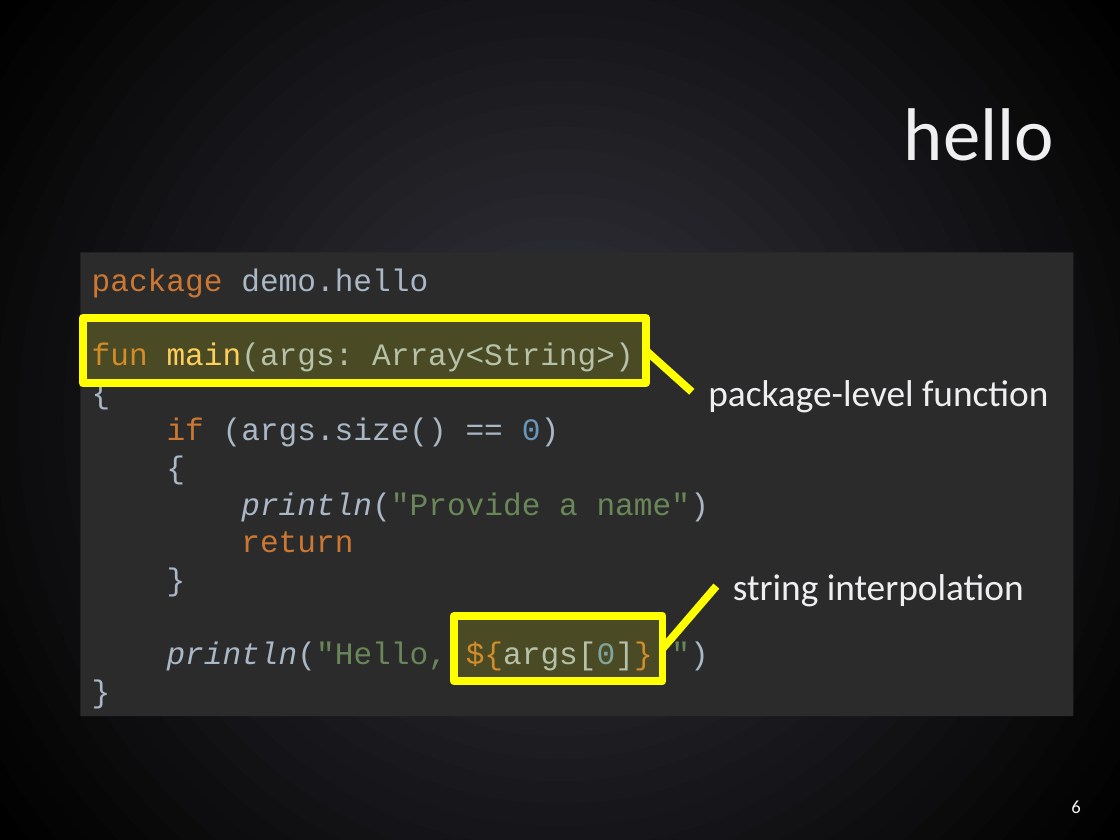
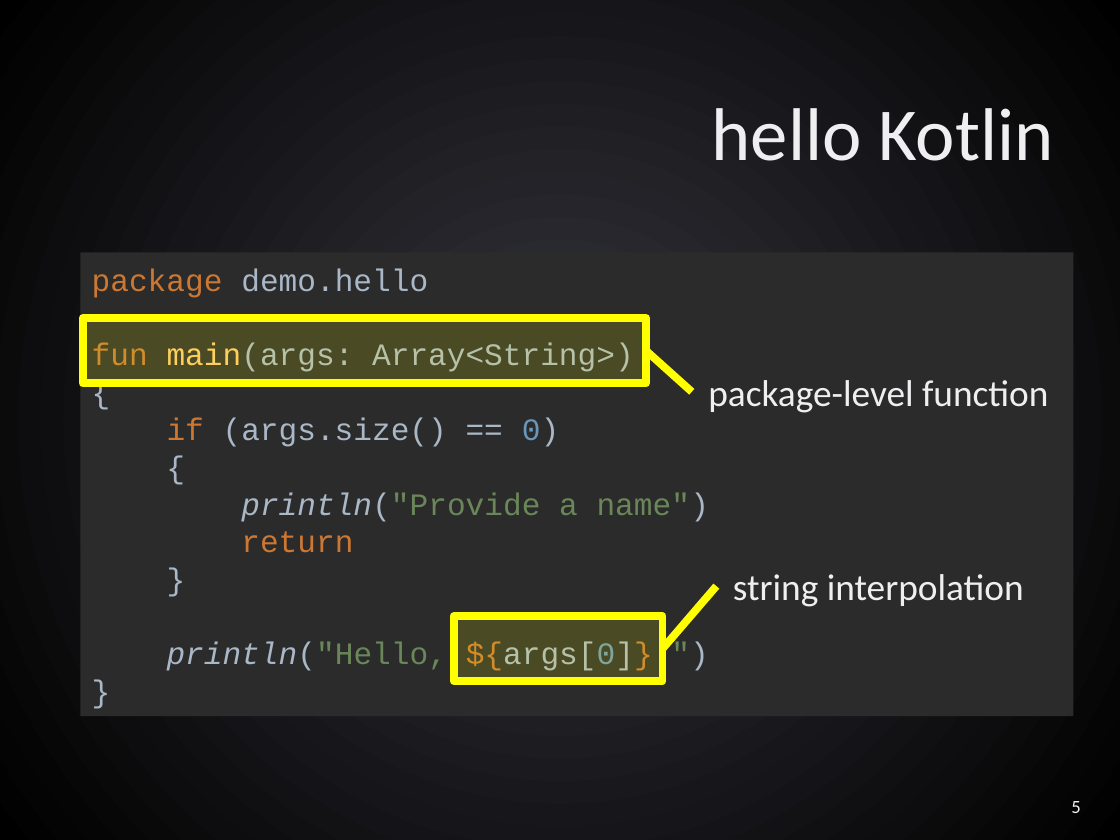
Before and after one commit to desilvai/talks, a slide deck: slide 5 of kotlin/kotlin.pptx (slide 6 before the commit). Drawn at 1120x840 pixels with LibreOffice and Linux fonts; fonts in the diff are those of the drawing. Boxes give left, top, right and bottom in pixels: in the first picture for what was removed or moved away, otherwise in the second. Text is boxed around its words. In the diff, an @@ line names an element or a change of style, - is before the commit and + after.

```diff
--- a/kotlin/kotlin.pptx
+++ b/kotlin/kotlin.pptx
@@ title at bbox=[712, 108, 1053, 161]: text changed @@
-hello
+hello Kotlin
@@ page number at bbox=[1071, 801, 1080, 813]: text changed @@
-6
+5
```
Also in this commit, not shown: 5 slides added, 2 slides removed, 1 other file.
